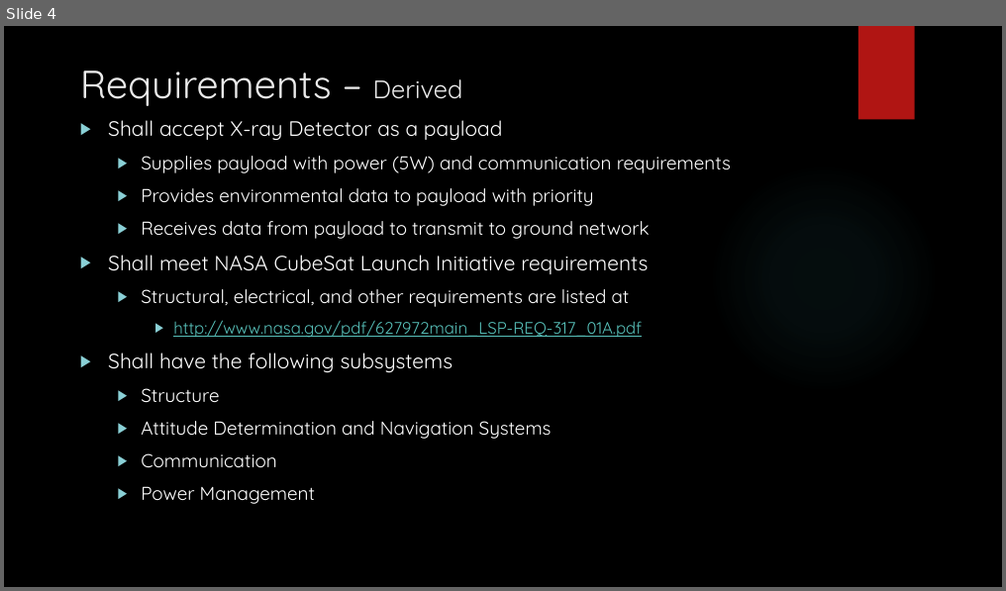
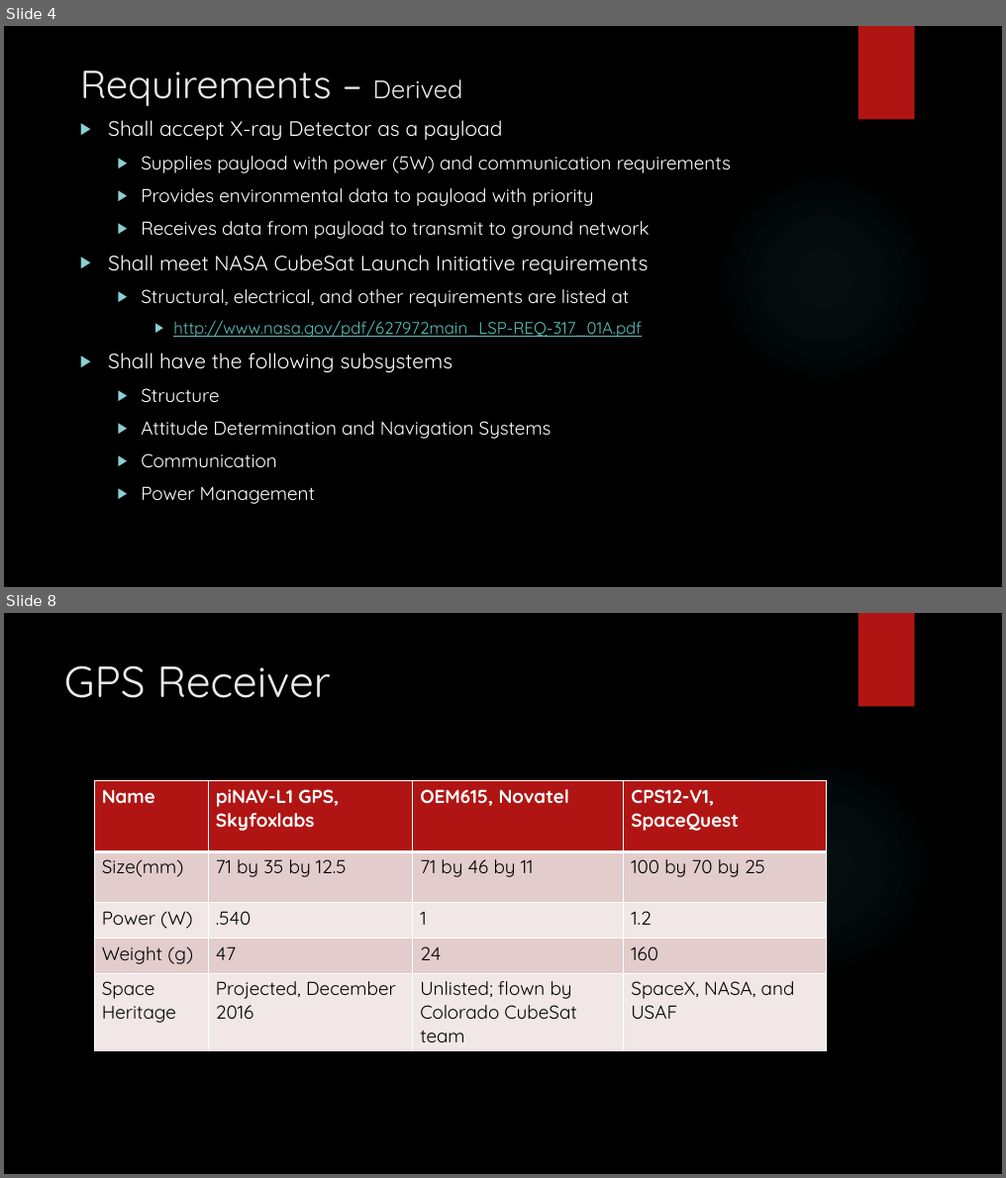
Before and after one commit to HASP-UMN/CubeSat, a slide deck: Presentations/CDR_Presentation.pptx. Shown one above the other, each under a label of ours: slide 4 before the commit, slides 4 and 8 after it; the slides between them are not shown. The pictures are 1006x591 and 1006x1178 pixels, drawn with LibreOffice and Linux fonts; fonts in the diff are those of the drawing; background and template pictures are left out. Boxes give left, top, right and bottom in pixels: in the first picture for what was removed or moved away, otherwise in the second. Text is boxed around its words. In the diff, an @@ line names an element or a change of style, - is before the commit and + after.

```diff
--- a/Presentations/CDR_Presentation.pptx
+++ b/Presentations/CDR_Presentation.pptx
@@ slide 8 added at bbox=[4, 613, 1002, 1174], background picture (left out); not listed: 2 template elements that a slide beside it also shows @@
@@ title added at bbox=[64, 665, 331, 698], 42 pt, text #EBEBEB @@
+GPS Receiver
@@ table added at bbox=[94, 780, 827, 1048], 5 rows, 4 columns @@
+Name | piNAV-L1 GPS, Skyfoxlabs | OEM615, Novatel | CPS12-V1, SpaceQuest
+Size(mm) | 71 by 35 by 12.5 | 71 by 46 by 11 | 100 by 70 by 25
+Power (W) | .540 | 1 | 1.2
+Weight (g) | 47 | 24 | 160
+Space Heritage | Projected, December 2016 | Unlisted; flown by Colorado CubeSat team | SpaceX, NASA, and USAF
```
Also in this commit, not shown: 7 other slides added, 3 other files.
